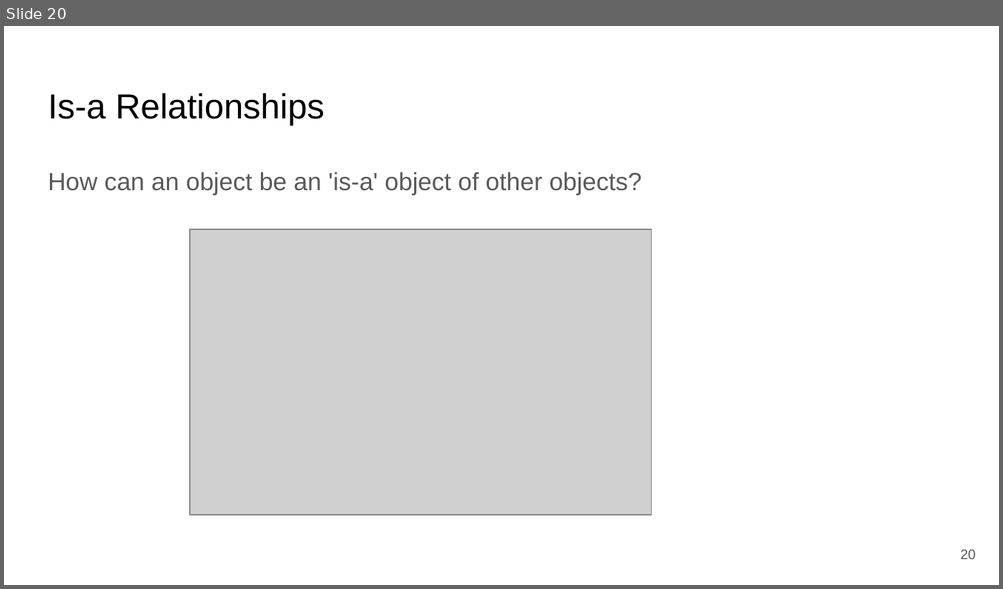
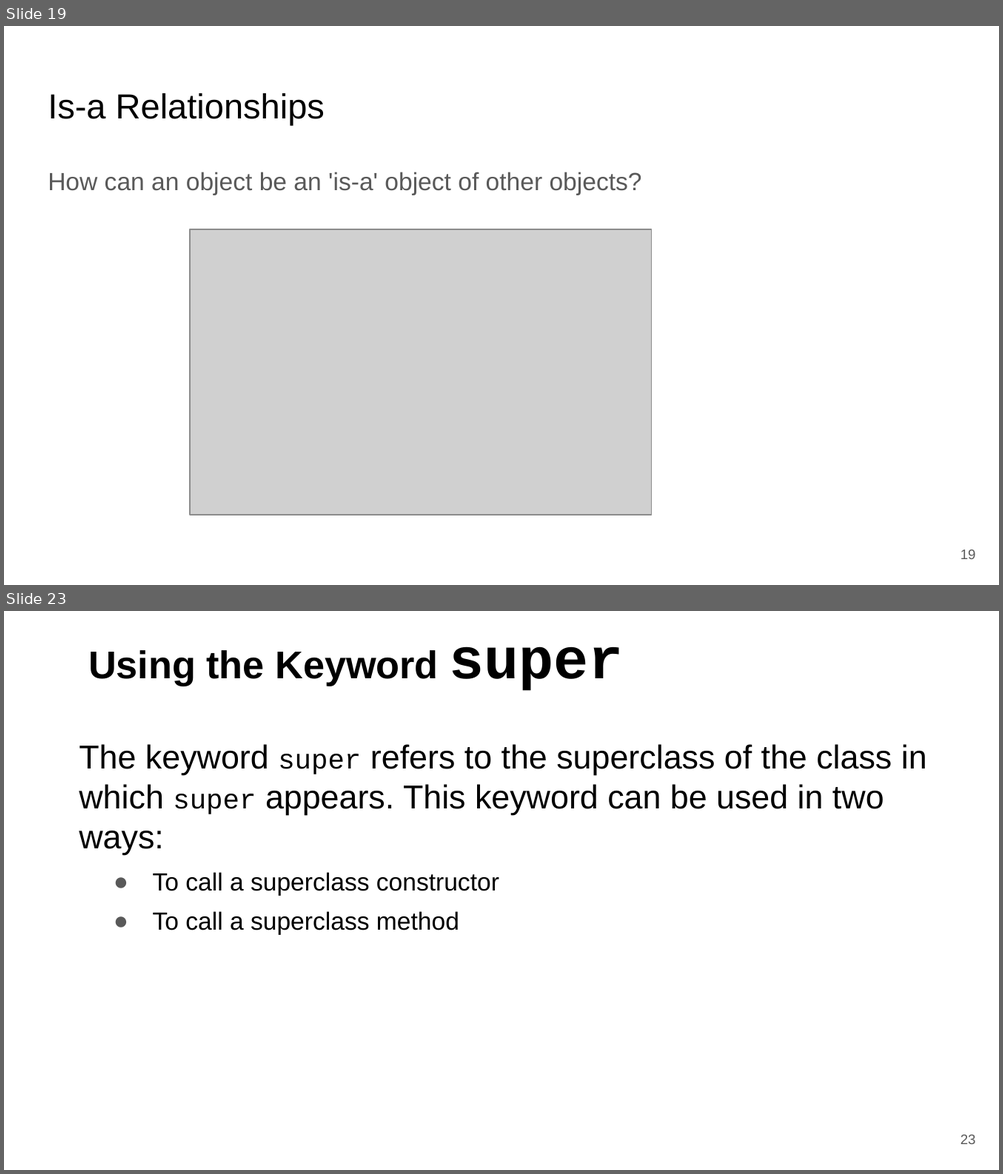
Before and after one commit to saeedsiddik/OOP_2025, a slide deck: Object Oriented Thoughts.pptx. Shown one above the other, each under a label of ours: slide 20 before the commit, slides 19 and 23 after it; the slides between them are not shown. The pictures are 1003x589 and 1003x1174 pixels, drawn with LibreOffice and Linux fonts; fonts in the diff are those of the drawing; grey boxes stand for pictures. Boxes give left, top, right and bottom in pixels: in the first picture for what was removed or moved away, otherwise in the second. Text is boxed around its words. In the diff, an @@ line names an element or a change of style, - is before the commit and + after.

Commit message:
Added method overloading, construction chaining, and others

```diff
--- a/Object Oriented Thoughts.pptx
+++ b/Object Oriented Thoughts.pptx
@@ slide 23 added at [4,611,999,1170], background #FFFFFF @@
@@ title added at [88,647,623,691], 28 pt, text #000000, bold @@
+Using the Keyword super
@@ text added at [79,744,927,855], 24 pt, text #000000 @@
+The keyword super refers to the superclass of the class in which super appears. This keyword can be used in two ways:
@@ text added at [153,872,499,934], 18 pt, text #000000 @@
+● To call a superclass constructor
+● To call a superclass method
@@ page number added at [960,1135,976,1145], 10 pt, text #595959 @@
+23
@@ what was slide 20 is now slide 19 @@
@@ page number at [960,550,976,560]: text changed @@
-20
+19
```
Also in this commit, not shown: 4 slides changed, 29 other slides added, 3 slides removed.
